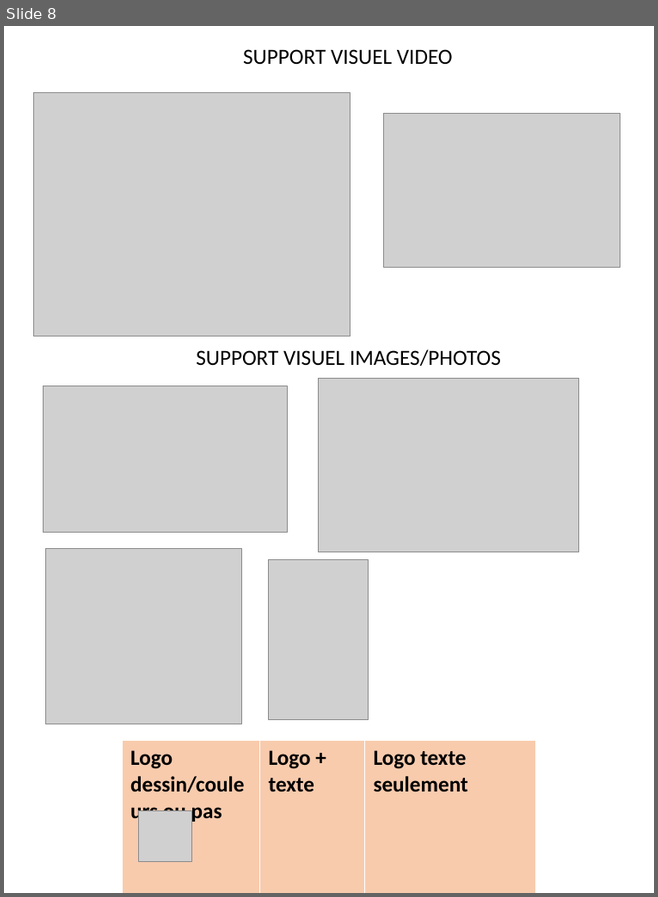
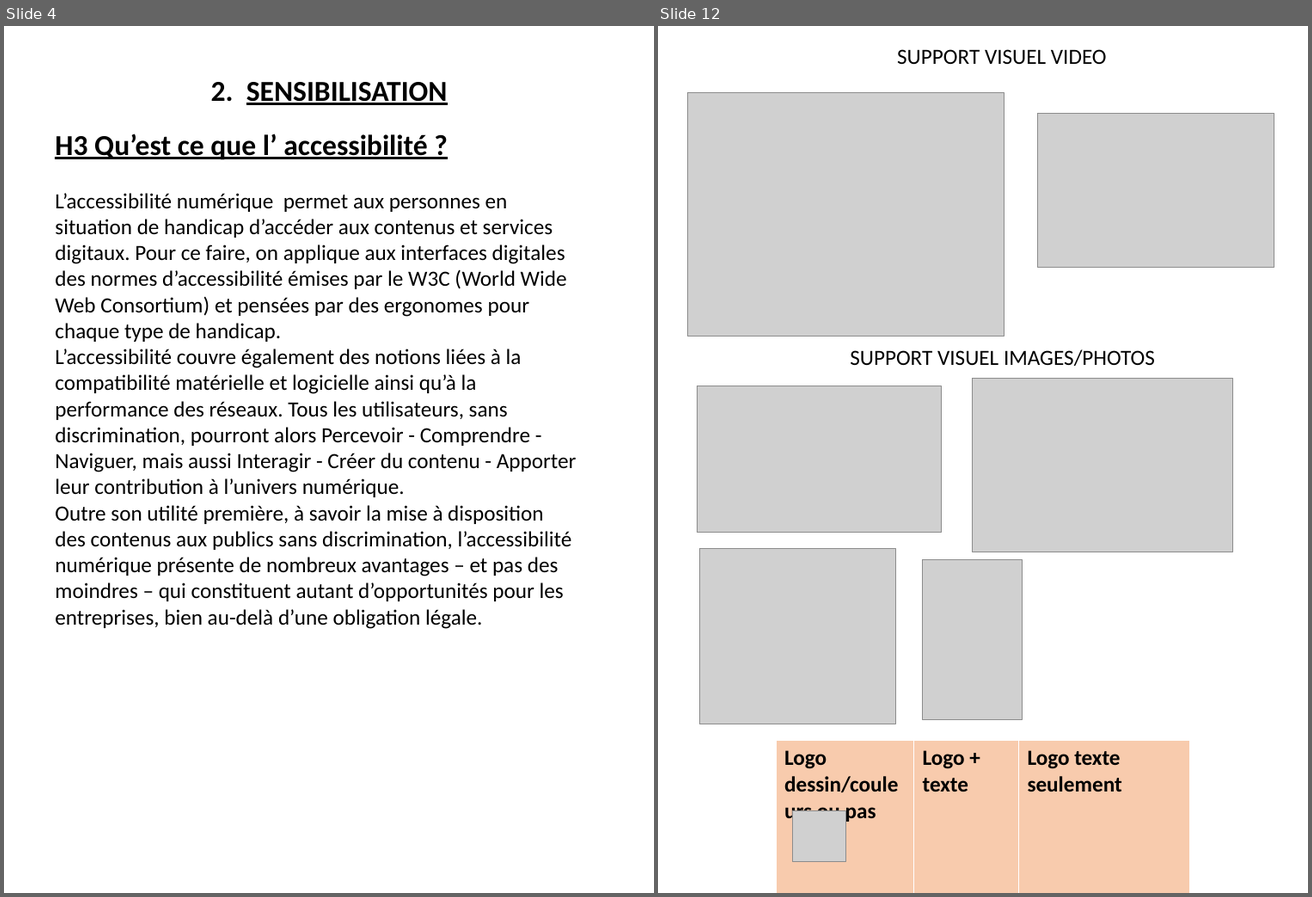
Before and after one commit to Bourg-en-Stress/accessibility, a slide deck: design/mockups/contenu.pptx. Shown side by side, each under a label of ours: slide 8 before the commit, slides 4 and 12 after it; the slides between them are not shown. The pictures are 658x897 and 1312x897 pixels, drawn with LibreOffice and Linux fonts; fonts in the diff are those of the drawing; grey boxes stand for pictures. Boxes give left, top, right and bottom in pixels: in the first picture for what was removed or moved away, otherwise in the second. Text is boxed around its words. In the diff, an @@ line names an element or a change of style, - is before the commit and + after.

```diff
--- a/design/mockups/contenu.pptx
+++ b/design/mockups/contenu.pptx
@@ slide 4 added at box(4, 26, 654, 893), background #FFFFFF @@
@@ text added at box(211, 82, 448, 105), 24 pt, text #000000, bold, underline @@
+2. SENSIBILISATION
@@ text added at box(55, 134, 577, 629), 18 pt, text #000000 @@
+H3 Qu’est ce que l’ accessibilité ?
+L’accessibilité numérique permet aux personnes en situation de handicap d’accéder aux contenus et services digitaux. Pour ce faire, on applique aux interfaces digitales des normes d’accessibilité émises par le W3C (World Wide Web Consortium) et pensées par des ergonomes pour chaque type de handicap.
+L’accessibilité couvre également des notions liées à la compatibilité matérielle et logicielle ainsi qu’à la performance des réseaux. Tous les utilisateurs, sans discrimination, pourront alors Percevoir - Comprendre - Naviguer, mais aussi Interagir - Créer du contenu - Apporter leur contribution à l’univers numérique.
+Outre son utilité première, à savoir la mise à disposition des contenus aux publics sans discrimination, l’accessibilité numérique présente de nombreux avantages – et pas des moindres – qui constituent autant d’opportunités pour les entreprises, bien au-delà d’une obligation légale.
@@ what was slide 8 is now slide 12 @@
```
Also in this commit, not shown: 6 slides changed, 5 other slides added, 1 slide removed, 3 other files.
